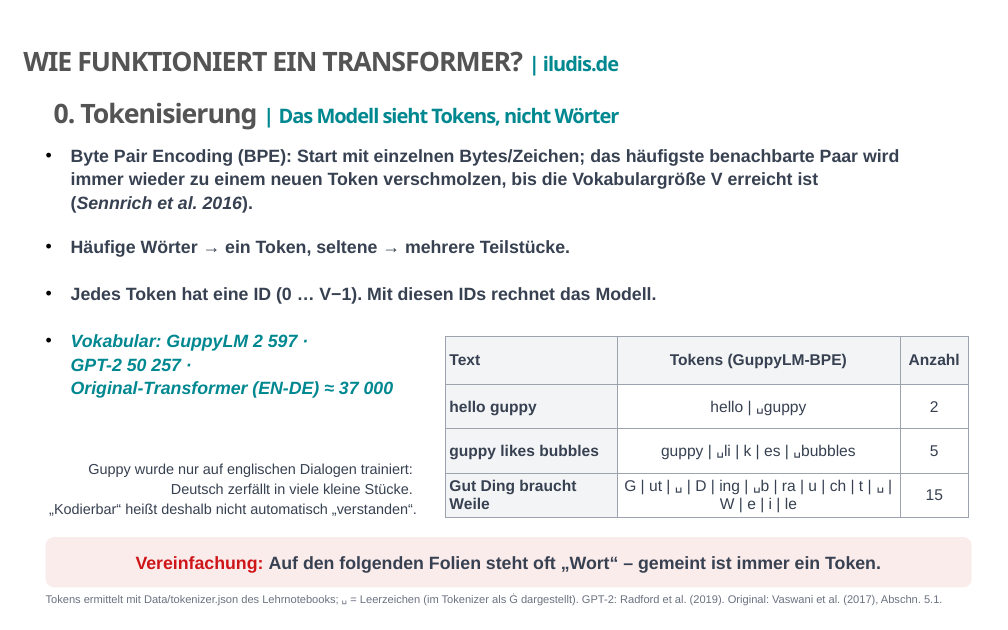
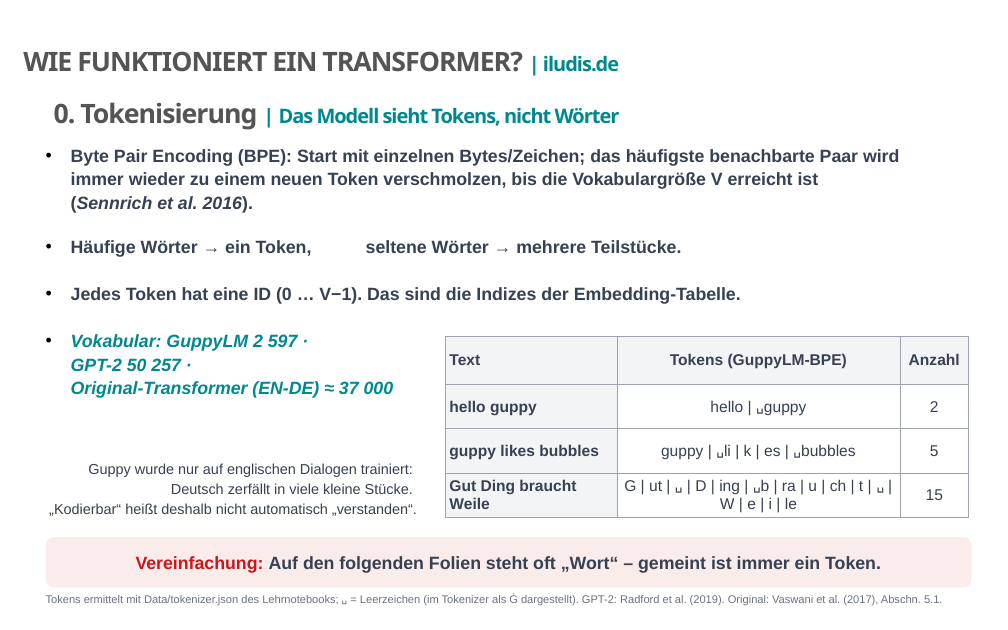
Before and after one commit to iludis52/DQR6_Material, a slide deck: slide 6 of M2a_Transformer/Dokumente/GPT_Vortrag_Version2026_rev.pptx. Drawn at 1008x630 pixels with LibreOffice and Linux fonts; fonts in the diff are those of the drawing; background and template pictures are left out. Boxes give left, top, right and bottom in pixels: in the first picture for what was removed or moved away, otherwise in the second. Text is boxed around its words. In the diff, an @@ line names an element or a change of style, - is before the commit and + after.

```diff
--- a/M2a_Transformer/Dokumente/GPT_Vortrag_Version2026_rev.pptx
+++ b/M2a_Transformer/Dokumente/GPT_Vortrag_Version2026_rev.pptx
@@ text at bbox=[71, 240, 741, 304]: text changed @@
-• Häufige Wörter → ein Token, seltene → mehrere Teilstücke.
-• Jedes Token hat eine ID (0 … V−1). Mit diesen IDs rechnet das Modell.
+• Häufige Wörter → ein Token, seltene Wörter → mehrere Teilstücke.
+• Jedes Token hat eine ID (0 … V−1). Das sind die Indizes der Embedding-Tabelle.
```
Also in this commit, not shown: 9 other slides changed, 22 other files.
